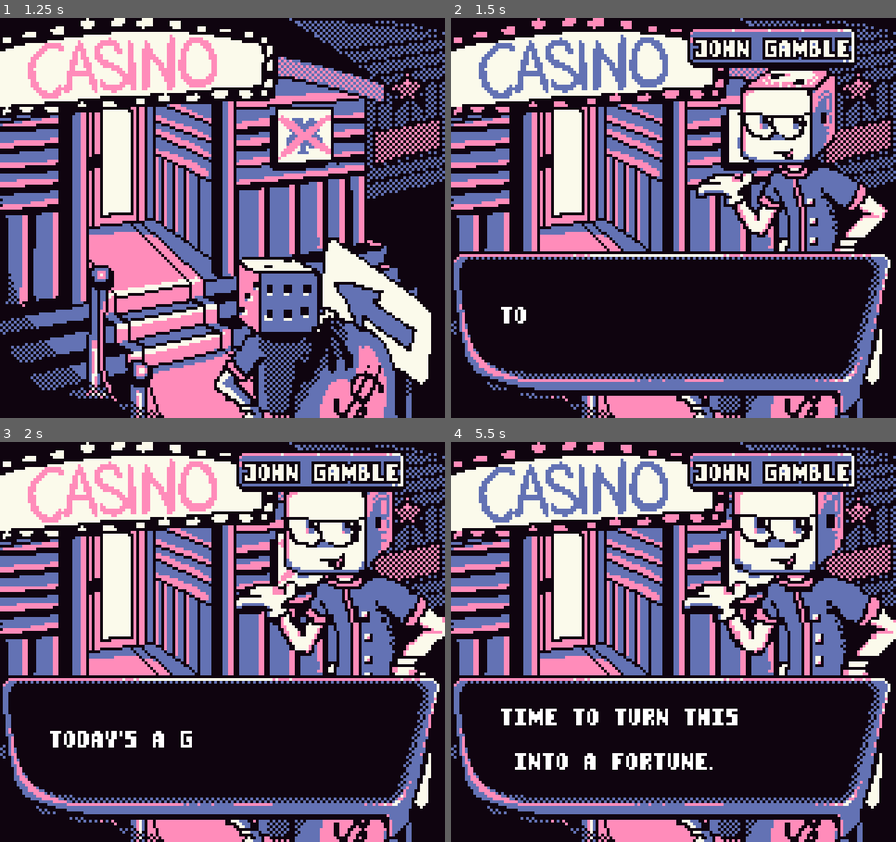
Above: before the commit, frames 1-4 (two rows, left to right).
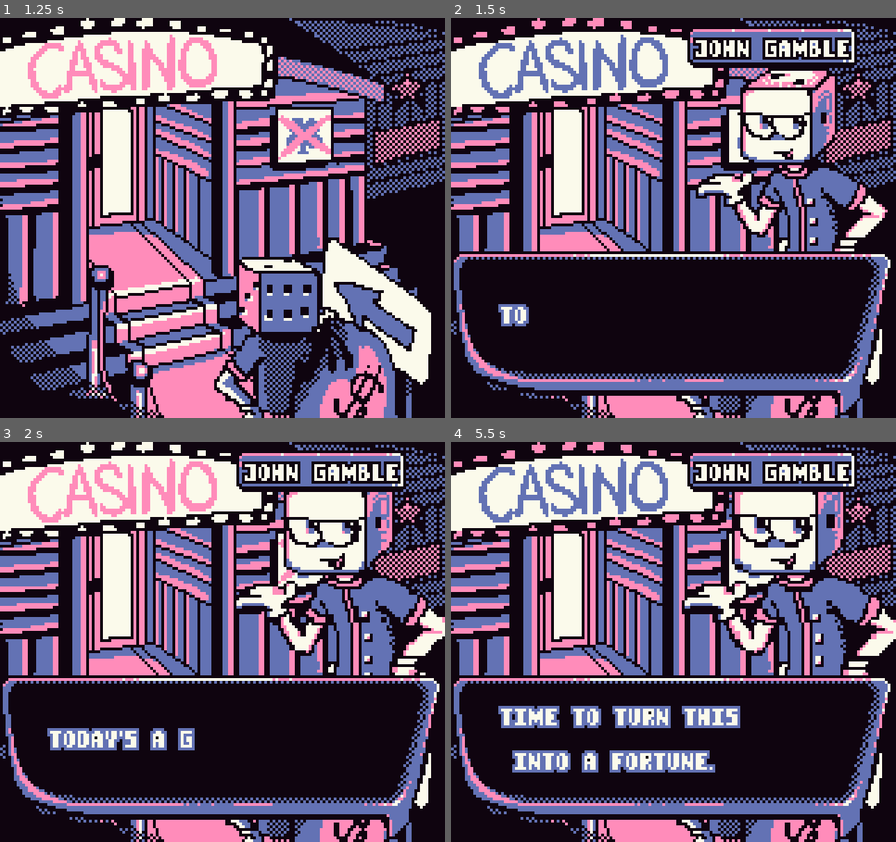
Above: after the commit, the same moments.

Repository: 0xspiderr/gbjam13_gamejam
Game: Godot game, scene res://ui/menus/main_menu.tscn
The game is run twice, just before and just after one commit, with the same random seed, the same clock (stepped at 60 frames per second) and the same inputs. This scene is started directly instead of the project's main scene.
Inputs:
- Up to frame 1 (1.25 s): tap Enter at 0.5 s; hold D (right) from 0.53 s (still down); hold Space (interact) from 0.53 s (still down)
- Up to frame 2 (1.5 s): release D (right) at 1.28 s; release Space (interact) at 1.28 s; hold S (down) from 1.28 s (still down); tap Space (interact) at 1.35 s
- Up to frame 3 (2 s): keep holding S (down)
- Up to frame 4 (5.5 s): release S (down) at 2.03 s; hold D (right) 2.03-2.78 s; hold Space (interact) 2.03-2.78 s; hold W (up) 2.78-3.53 s; tap Space (interact) at 2.85, 4.35 s; hold Space (interact) 3.53-4.28 s; hold A (left) 3.53-5.03 s; hold S (down) from 5.03 s (still down); hold Space (interact) from 5.03 s (still down)

Frame 1 is identical in both runs. In frame 2, 0.2% of the frame differs, in the area x 10-18%, y 71-78%; in frame 3, 0.9%; in frame 4, 2.7%, in the area x 10-65%, y 65-83%.

Commit message:
added options menu

Diff:
--- a/ui/menus/main_menu.gd
+++ b/ui/menus/main_menu.gd
@@ -19,7 +19,7 @@
 
 
 const GAME_INTRO = preload("uid://fy8rujvdasrg")
-
+const SETTINGS_MENU = preload("uid://34c4qwkglvv")
 
 func _ready() -> void:
 	SoundManager.change_music_stream(SoundManager.MAIN_MENU_OGG)
@@ -66,6 +66,8 @@
 	match button_index:
 		PLAY:
 			get_tree().change_scene_to_packed(GAME_INTRO)
+		SETTINGS:
+			get_tree().change_scene_to_packed(SETTINGS_MENU)
 		QUIT:
 			get_tree().quit()
 		_:
--- /dev/null
+++ b/ui/menus/settings_menu.tscn
@@ -0,0 +1,48 @@
+[gd_scene load_steps=2 format=3 uid="uid://34c4qwkglvv"]
+
+[ext_resource type="Theme" uid="uid://detj406ixpum0" path="res://ui/themes/general_theme.tres" id="1_jq3r0"]
+
+[node name="Options" type="Control"]
+layout_mode = 3
+anchors_preset = 15
+anchor_right = 1.0
+anchor_bottom = 1.0
+grow_horizontal = 2
+grow_vertical = 2
+
+[node name="MarginContainer" type="MarginContainer" parent="."]
+layout_mode = 1
+anchors_preset = 15
+anchor_right = 1.0
+anchor_bottom = 1.0
+grow_horizontal = 2
+grow_vertical = 2
+
+[node name="Panel" type="Panel" parent="MarginContainer"]
+layout_mode = 2
+
+[node name="VBoxContainer" type="VBoxContainer" parent="MarginContainer/Panel"]
+layout_mode = 1
+anchors_preset = 8
+anchor_left = 0.5
+anchor_top = 0.5
+anchor_right = 0.5
+anchor_bottom = 0.5
+offset_left = -47.5
+offset_top = -52.5
+offset_right = 47.5
+offset_bottom = 52.5
+grow_horizontal = 2
+grow_vertical = 2
+
+[node name="Label" type="Label" parent="MarginContainer/Panel/VBoxContainer"]
+layout_mode = 2
+theme = ExtResource("1_jq3r0")
+text = "Volume:"
+
+[node name="HSlider" type="HSlider" parent="MarginContainer/Panel/VBoxContainer"]
+layout_mode = 2
+
+[node name="Button" type="Button" parent="MarginContainer/Panel/VBoxContainer"]
+layout_mode = 2
+text = "Back"
--- a/ui/themes/general_theme.tres
+++ b/ui/themes/general_theme.tres
@@ -37,4 +37,7 @@
 HSlider/styles/grabber_area = ExtResource("3_8c877")
 HSlider/styles/grabber_area_highlight = ExtResource("3_8c877")
 HSlider/styles/slider = ExtResource("4_enwts")
+Label/colors/font_color = Color(0.984314, 0.980392, 0.921569, 1)
+Label/colors/font_outline_color = Color(0.388235, 0.447059, 0.705882, 1)
+Label/constants/outline_size = 3
 Panel/styles/panel = ExtResource("3_un25b")
Not shown: 1 places in resources/enemies/chip_mob.tres that only renumber resources
Not shown: 1 places in resources/enemies/ghost_mob.tres that only renumber resources
Not shown: 1 places in scenes/levels/level1.tscn that only renumber resources
